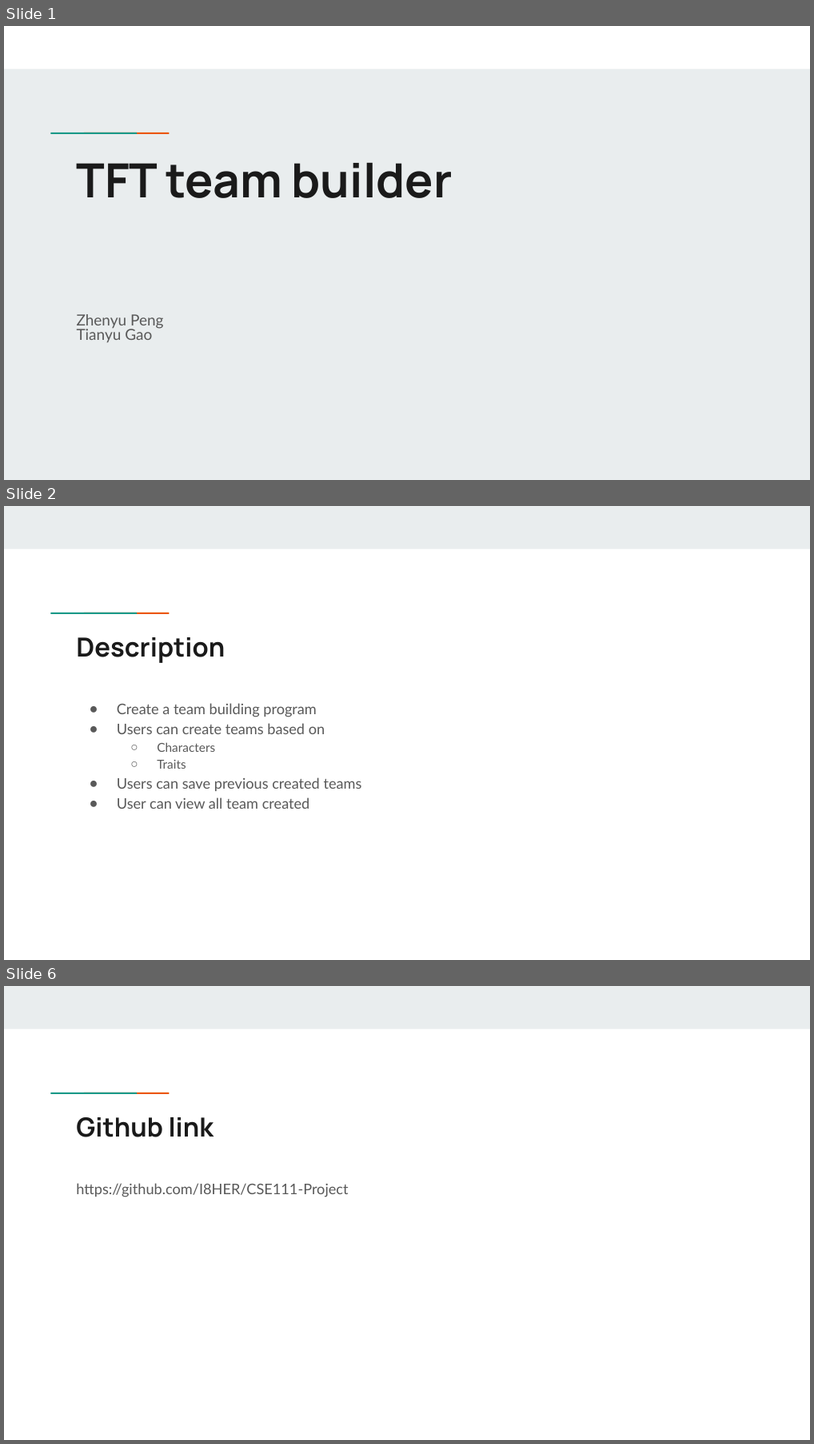
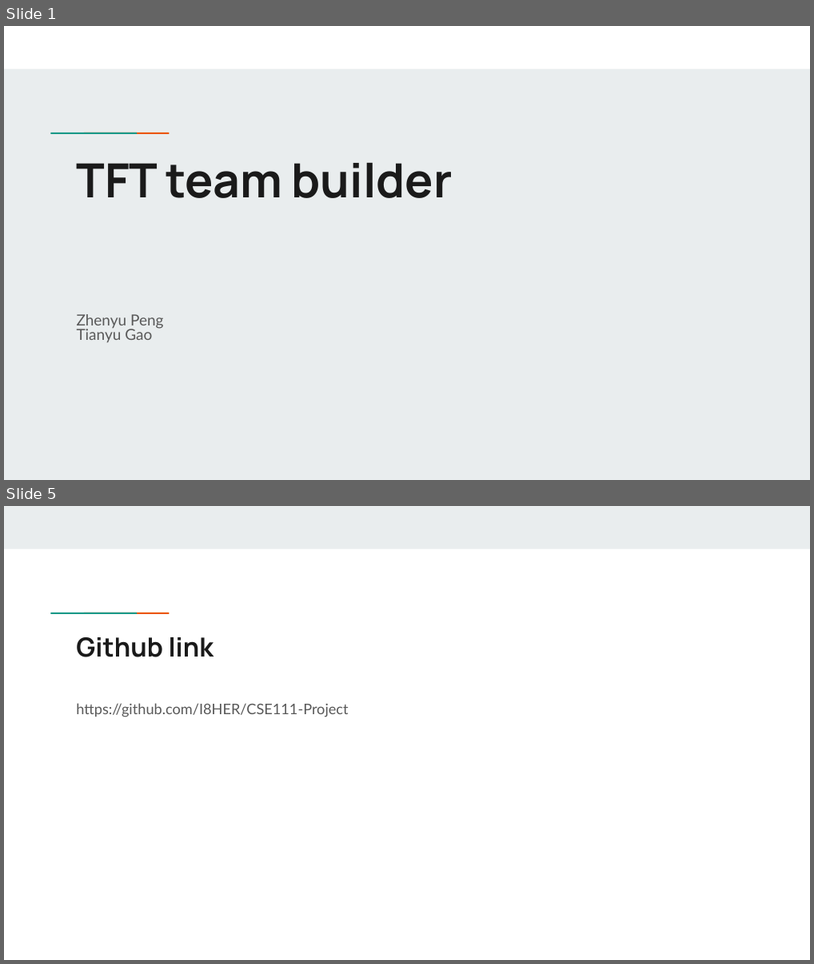
Before and after one commit to I8HER/CSE111-Project, a slide deck: cse111project1.pptx. Shown one above the other, each under a label of ours: slides 1, 2 and 6 before the commit, slides 1 and 5 after it; the slides between them are not shown. The pictures are 814x1444 and 814x964 pixels, drawn with LibreOffice and Linux fonts; fonts in the diff are those of the drawing. Boxes give left, top, right and bottom in pixels: in the first picture for what was removed or moved away, otherwise in the second. Text is boxed around its words. In the diff, an @@ line names an element or a change of style, - is before the commit and + after.

```diff
--- a/cse111project1.pptx
+++ b/cse111project1.pptx
@@ slide 2 removed at [4,506,810,960], background #FFFFFF; not listed: 3 template elements that a slide beside it also shows @@
@@ title removed at [76,637,225,663] @@
-Description
@@ text removed at [117,703,362,808] @@
-● Create a team building program
-● Users can create teams based on
-  ○ Characters
-  ○ Traits
-● Users can save previous created teams
-● User can view all team created
@@ what was slide 6 is now slide 5 @@
```
Also in this commit, not shown: 1 slide changed, 3 slides added, 2 other slides removed.
